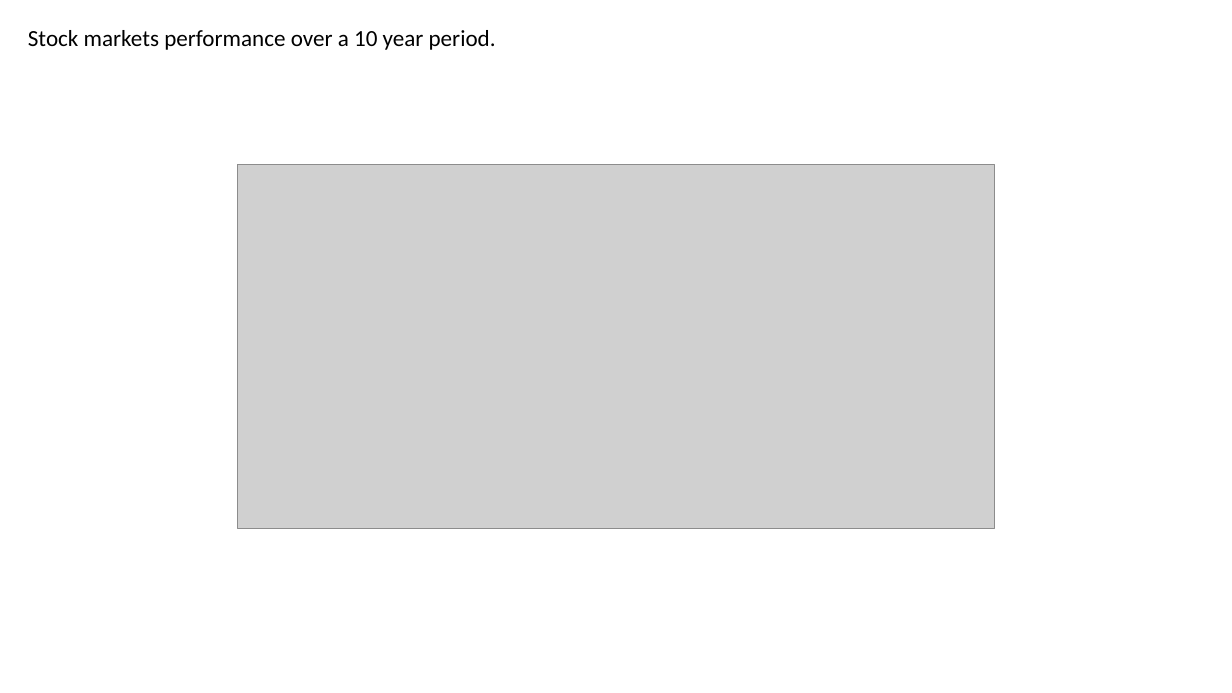
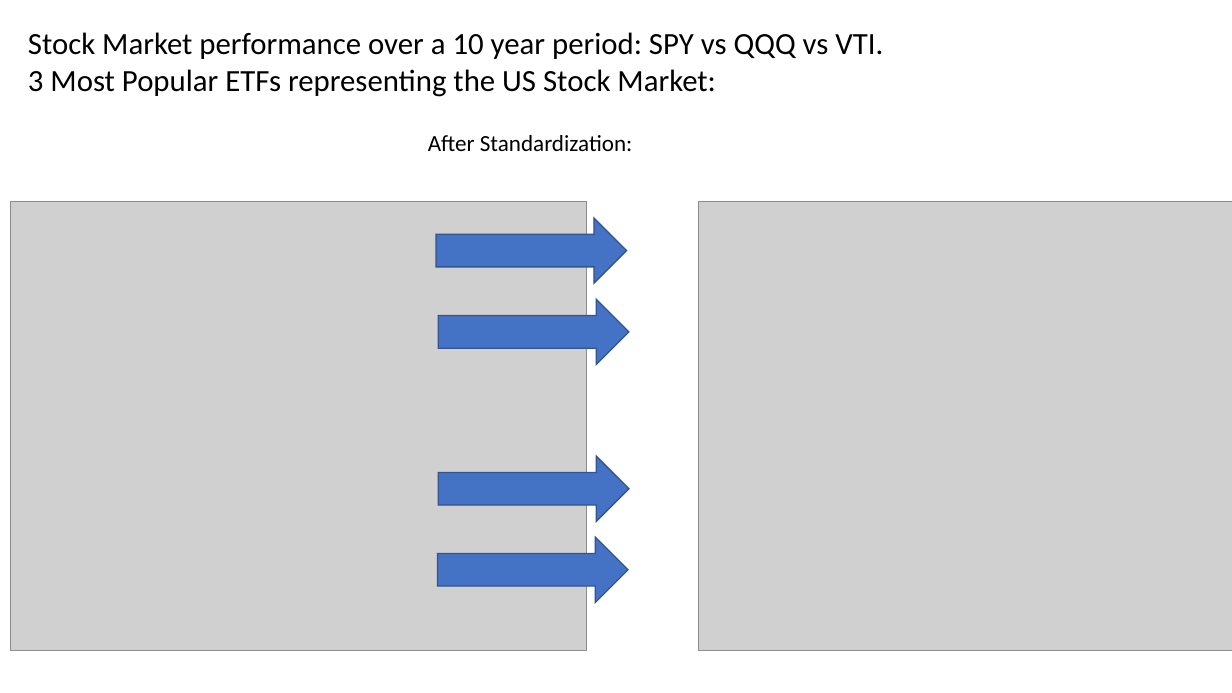
Before and after one commit to Patli1998/Bootcamp-Project1, a slide deck: slide 2 of Presentation.pptx (slide 1 before the commit). Drawn at 1232x693 pixels with LibreOffice and Linux fonts; fonts in the diff are those of the drawing; grey boxes stand for pictures. Boxes give left, top, right and bottom in pixels: in the first picture for what was removed or moved away, otherwise in the second. Text is boxed around its words. In the diff, an @@ line names an element or a change of style, - is before the commit and + after.

```diff
--- a/Presentation.pptx
+++ b/Presentation.pptx
@@ text at <box>28,32,883,97</box>: text changed; size 18 to 24 pt @@
-Stock markets performance over a 10 year period.
+Stock Market performance over a 10 year period: SPY vs QQQ vs VTI.
+3 Most Popular ETFs representing the US Stock Market:
@@ text added at <box>428,135,632,151</box>, 18 pt, text #000000 @@
+After Standardization:
@@ picture: place and size @@
-picture at <box>238,165,995,529</box>
+picture at <box>10,201,587,651</box>
@@ picture added at <box>699,201,1232,651</box> @@
@@ right arrow added at <box>436,218,627,284</box>, fill #4472C4, outline #325491 1 pt @@
@@ right arrow added at <box>438,299,628,365</box>, fill #4472C4, outline #325491 1 pt @@
@@ right arrow added at <box>438,457,628,522</box>, fill #4472C4, outline #325491 1 pt @@
@@ right arrow added at <box>437,537,628,603</box>, fill #4472C4, outline #325491 1 pt @@
```
Also in this commit, not shown: 6 other slides changed, 1 slide added, 1 slide removed.
